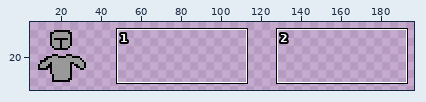
Two states of a sprite sheet, KnightsGambit/sprites/armor.png. The first picture is a wide view before the edit; the outline marks the close-up.
Close-up. First the earlier version:
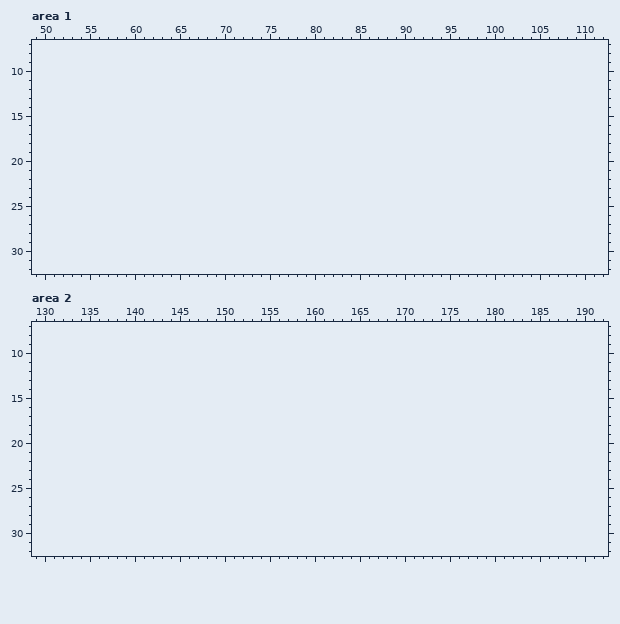
The file is 40x40 pixels. Colours within 5 levels of each other are drawn and written as one. Shown: area 1: x 49..112, y 7..32; area 2: x 129..192, y 7..32. The old version is drawn lined up with the new one, on the new canvas. The wide view leaves out empty margins.
After:
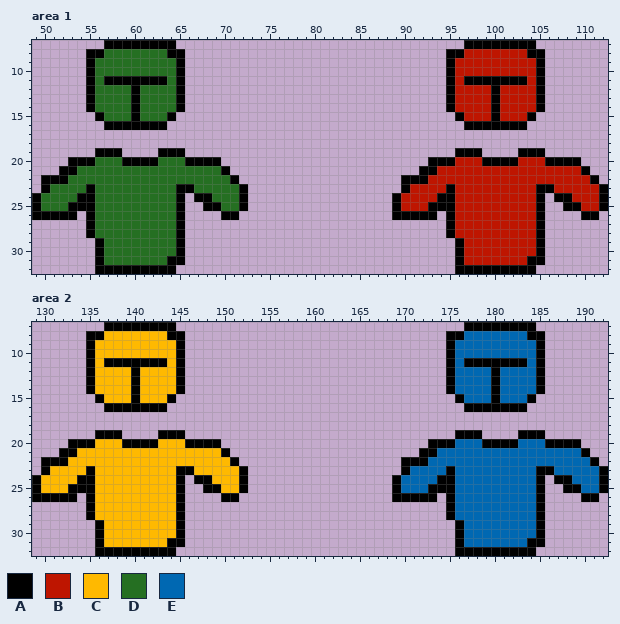
Palette (. is transparent): A #000000  B #be1500  C #ffb900  D #256f22  E #0068b2
What changed:
canvas 40x40 -> 200x40
Changed rows in their new state; - is an unchanged pixel.
Area 1:
first column x 49:
 7 --------AAAAAAAA--------------------------------AAAAAAAA--------
 8 ------AADDDDDDDAA-----------------------------AABBBBBBBAA-------
 9 ------ADDDDDDDDDA-----------------------------ABBBBBBBBBA-------
10 ------ADDDDDDDDDA-----------------------------ABBBBBBBBBA-------
11 ------ADAAAAAAADA-----------------------------ABAAAAAAABA-------
12 ------ADDDDADDDDA-----------------------------ABBBBABBBBA-------
13 ------ADDDDADDDDA-----------------------------ABBBBABBBBA-------
14 ------ADDDDADDDDA-----------------------------ABBBBABBBBA-------
15 -------ADDDADDDA-------------------------------ABBBABBBA--------
16 --------AAAAAAA---------------------------------AAAAAAA---------
19 -------AAA----AAA------------------------------AAA----AAA-------
20 ----AAADDDAAAADDDAAAA-----------------------AAABBBAAAABBBAAAA---
21 ---AADDDDDDDDDDDDDDDDA---------------------AABBBBBBBBBBBBBBBBA--
22 -AAADDDDDDDDDDDDDDDDDDA------------------AAABBBBBBBBBBBBBBBBBBA-
23 -ADDDDADDDDDDDDDAADDDDDA-----------------ABBBBABBBBBBBBBAABBBBBA
24 ADDDDAADDDDDDDDDA-AADDDA----------------ABBBBAABBBBBBBBBA-AABBBA
25 ADDDAAADDDDDDDDDA--AADDA----------------ABBBAAABBBBBBBBBA--AABBA
26 AAAAA-ADDDDDDDDDA----AA-----------------AAAAA-ABBBBBBBBBA----AA-
27 ------ADDDDDDDDDA-----------------------------ABBBBBBBBBA-------
28 ------ADDDDDDDDDA-----------------------------ABBBBBBBBBA-------
29 -------ADDDDDDDDA------------------------------ABBBBBBBBA-------
30 -------ADDDDDDDDA------------------------------ABBBBBBBBA-------
31 -------ADDDDDDDAA------------------------------ABBBBBBBAA-------
32 -------AAAAAAAAA-------------------------------AAAAAAAAA--------
Area 2:
first column x 129:
 7 --------AAAAAAAA--------------------------------AAAAAAAA--------
 8 ------AACCCCCCCAA-----------------------------AAEEEEEEEAA-------
 9 ------ACCCCCCCCCA-----------------------------AEEEEEEEEEA-------
10 ------ACCCCCCCCCA-----------------------------AEEEEEEEEEA-------
11 ------ACAAAAAAACA-----------------------------AEAAAAAAAEA-------
12 ------ACCCCACCCCA-----------------------------AEEEEAEEEEA-------
13 ------ACCCCACCCCA-----------------------------AEEEEAEEEEA-------
14 ------ACCCCACCCCA-----------------------------AEEEEAEEEEA-------
15 -------ACCCACCCA-------------------------------AEEEAEEEA--------
16 --------AAAAAAA---------------------------------AAAAAAA---------
19 -------AAA----AAA------------------------------AAA----AAA-------
20 ----AAACCCAAAACCCAAAA-----------------------AAAEEEAAAAEEEAAAA---
21 ---AACCCCCCCCCCCCCCCCA---------------------AAEEEEEEEEEEEEEEEEA--
22 -AAACCCCCCCCCCCCCCCCCCA------------------AAAEEEEEEEEEEEEEEEEEEA-
23 -ACCCCACCCCCCCCCAACCCCCA-----------------AEEEEAEEEEEEEEEAAEEEEEA
24 ACCCCAACCCCCCCCCA-AACCCA----------------AEEEEAAEEEEEEEEEA-AAEEEA
25 ACCCAAACCCCCCCCCA--AACCA----------------AEEEAAAEEEEEEEEEA--AAEEA
26 AAAAA-ACCCCCCCCCA----AA-----------------AAAAA-AEEEEEEEEEA----AA-
27 ------ACCCCCCCCCA-----------------------------AEEEEEEEEEA-------
28 ------ACCCCCCCCCA-----------------------------AEEEEEEEEEA-------
29 -------ACCCCCCCCA------------------------------AEEEEEEEEA-------
30 -------ACCCCCCCCA------------------------------AEEEEEEEEA-------
31 -------ACCCCCCCAA------------------------------AEEEEEEEAA-------
32 -------AAAAAAAAA-------------------------------AAAAAAAAA--------
Boxes around the changes in both close-ups, in picture pixels (x1, y1, x2, y2):
added: (32, 40, 248, 274)
added: (392, 40, 608, 274)
added: (32, 322, 248, 556)
added: (392, 322, 608, 556)
